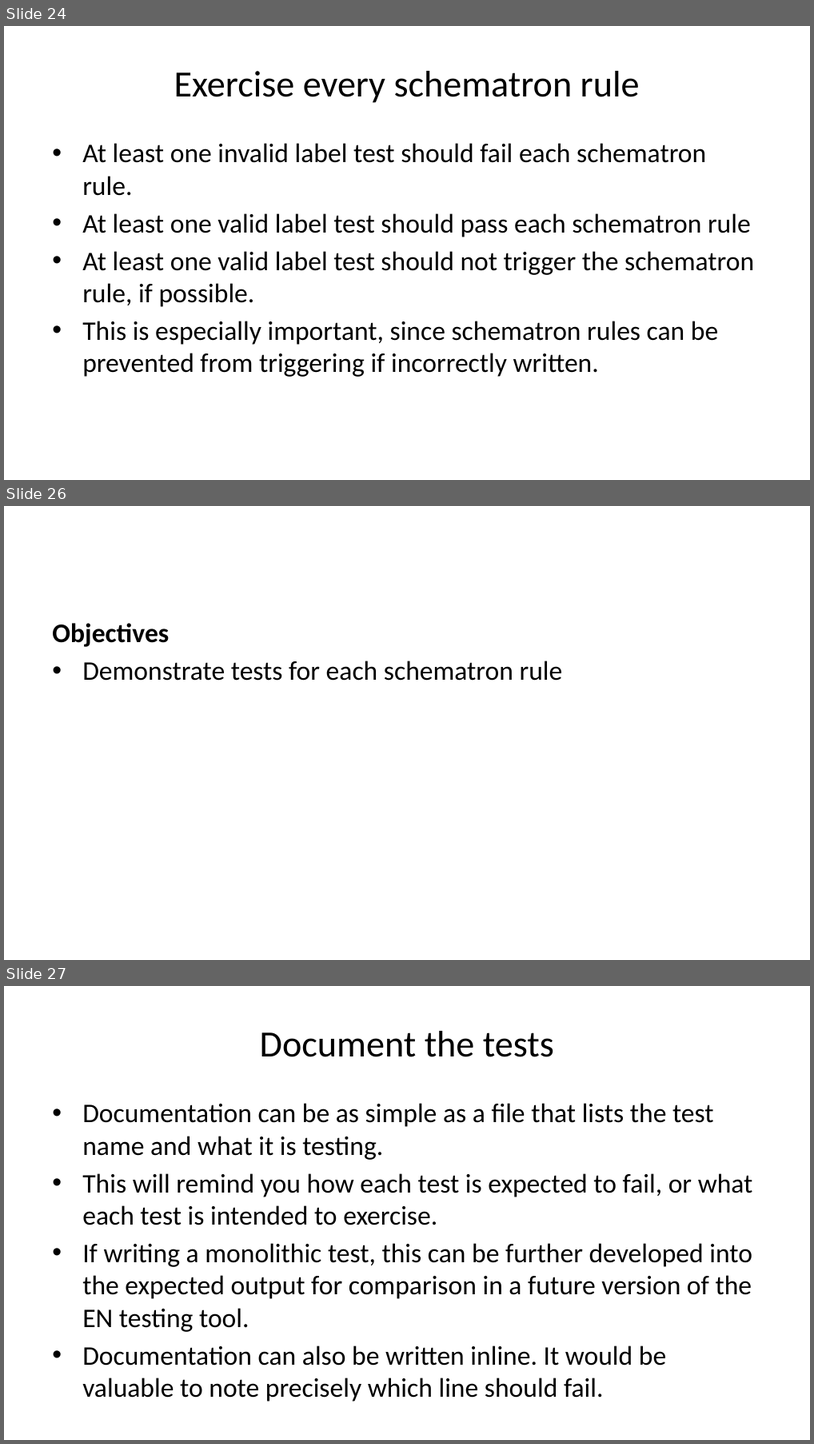
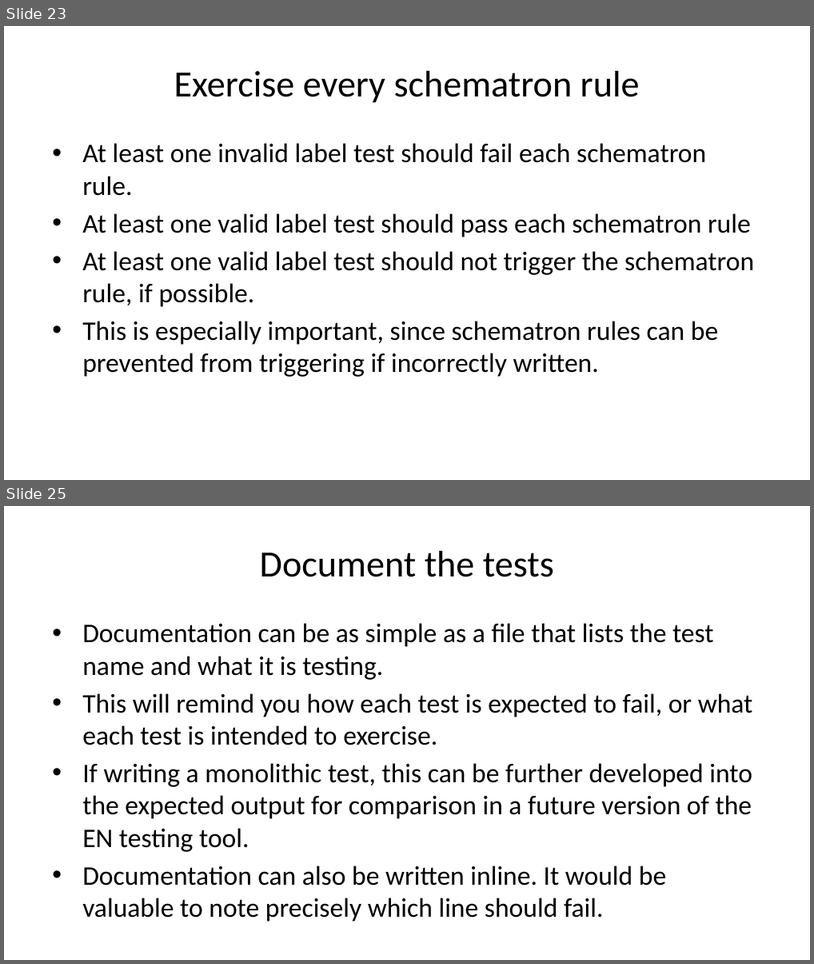
Before and after one commit to sbn-psi/dmsp, a slide deck: LDDTesting/stone-LDDTestingPrinciples.pptx. Shown one above the other, each under a label of ours: slides 24, 26 and 27 before the commit, slides 23 and 25 after it; the slides between them are not shown. The pictures are 814x1444 and 814x964 pixels, drawn with LibreOffice and Linux fonts; fonts in the diff are those of the drawing. Boxes give left, top, right and bottom in pixels: in the first picture for what was removed or moved away, otherwise in the second. Text is boxed around its words. In the diff, an @@ line names an element or a change of style, - is before the commit and + after.

Commit message:
Added objectives for the tools

```diff
--- a/LDDTesting/stone-LDDTestingPrinciples.pptx
+++ b/LDDTesting/stone-LDDTestingPrinciples.pptx
@@ slide 26 removed at (x1=4, y1=506, x2=810, y2=960), background #FFFFFF @@
@@ text removed at (x1=52, y1=623, x2=563, y2=680) @@
-Objectives
-• Demonstrate tests for each schematron rule
@@ what was slide 24 is now slide 23 @@
@@ what was slide 27 is now slide 25 @@
```
Also in this commit, not shown: 4 slides changed, 1 other slide removed, 1 other file.
